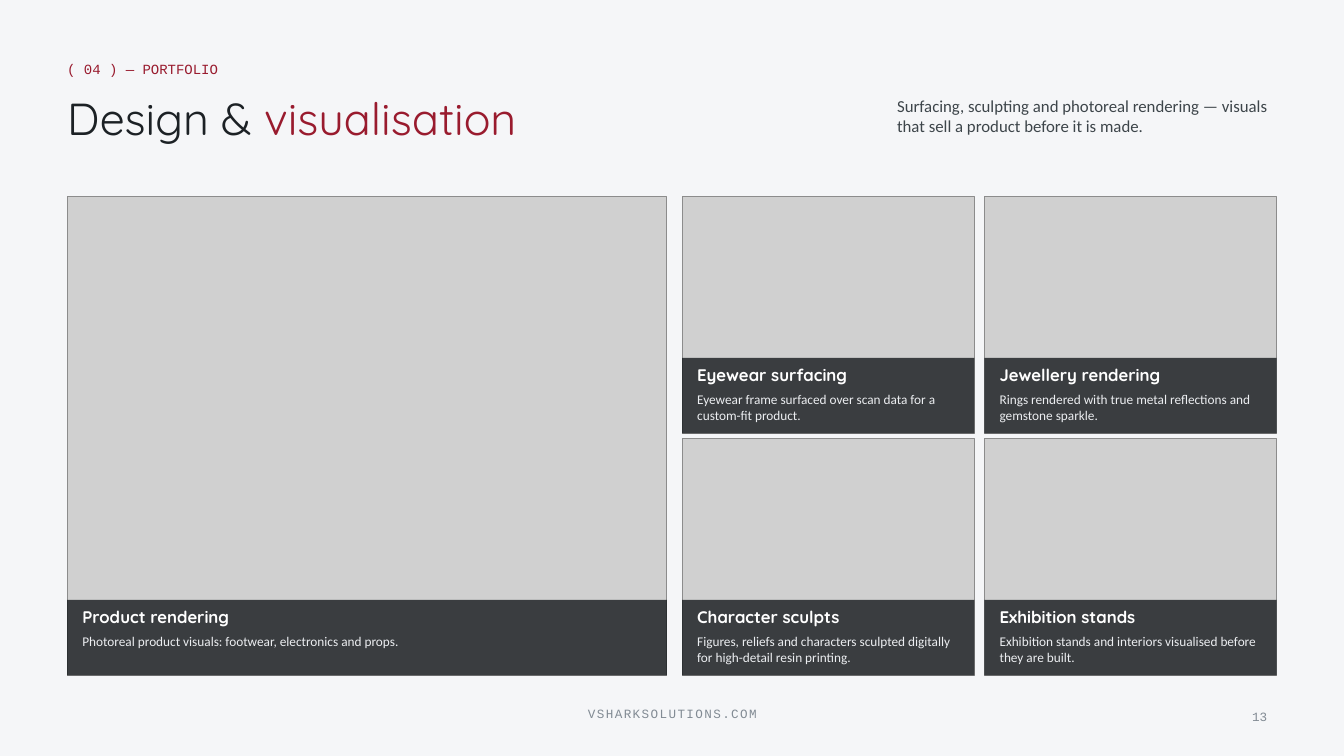
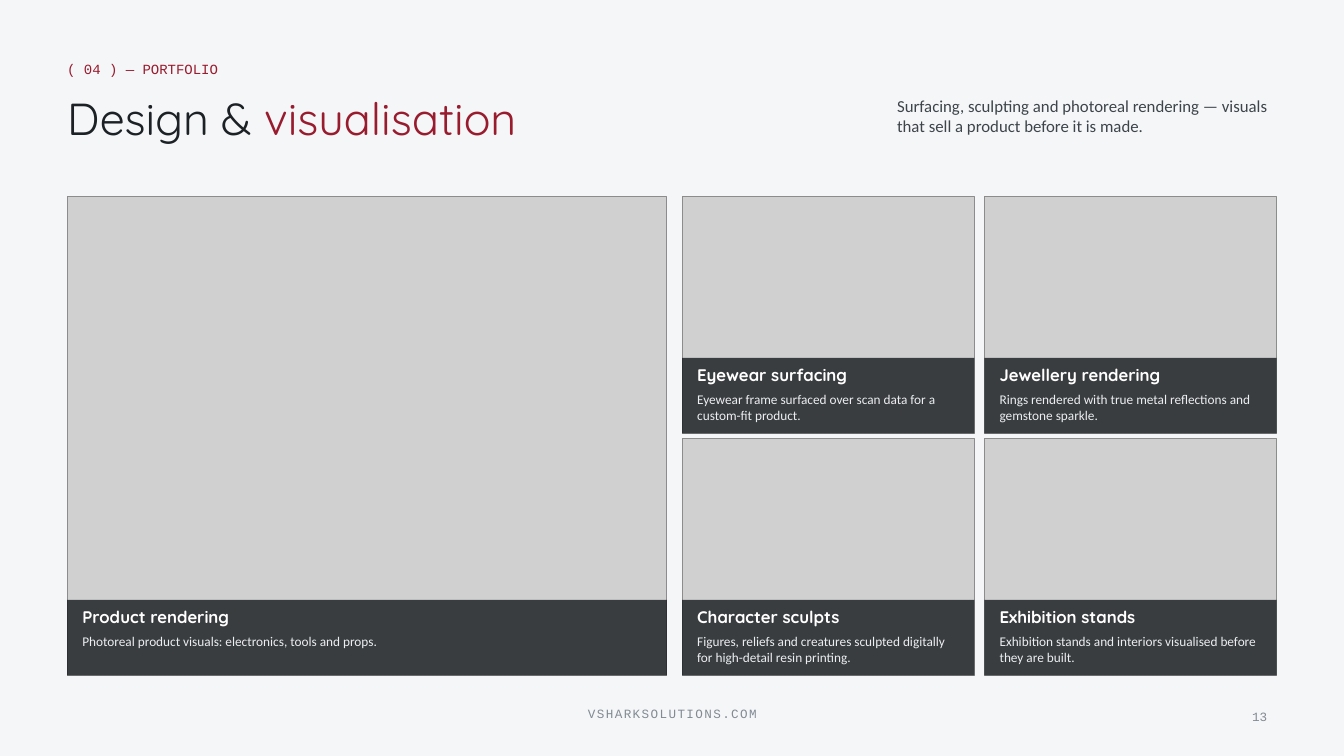
Before and after one commit to vsharkindia/vshark-website, a slide deck: slide 13 of collateral/VShark-Presentation.pptx. Drawn at 1344x756 pixels with LibreOffice and Linux fonts; fonts in the diff are those of the drawing; grey boxes stand for pictures; background and template pictures are left out. Boxes give left, top, right and bottom in pixels: in the first picture for what was removed or moved away, otherwise in the second. Text is boxed around its words. In the diff, an @@ line names an element or a change of style, - is before the commit and + after.

```diff
--- a/collateral/VShark-Presentation.pptx
+++ b/collateral/VShark-Presentation.pptx
@@ text at [82,636,377,648]: text changed @@
-Photoreal product visuals: footwear, electronics and props.
+Photoreal product visuals: electronics, tools and props.
@@ text at [697,636,945,665]: text changed @@
-Figures, reliefs and characters sculpted digitally for high-detail resin printing.
+Figures, reliefs and creatures sculpted digitally for high-detail resin printing.
```
Also in this commit, not shown: 9 other slides changed, 48 other files.
